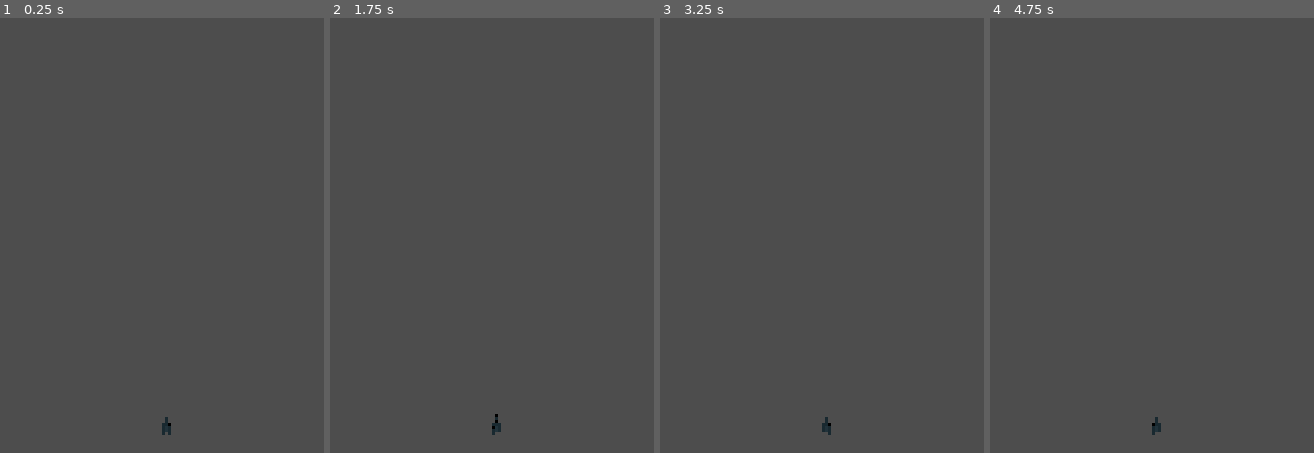
Above: before the commit, frames 1-4 (left to right).
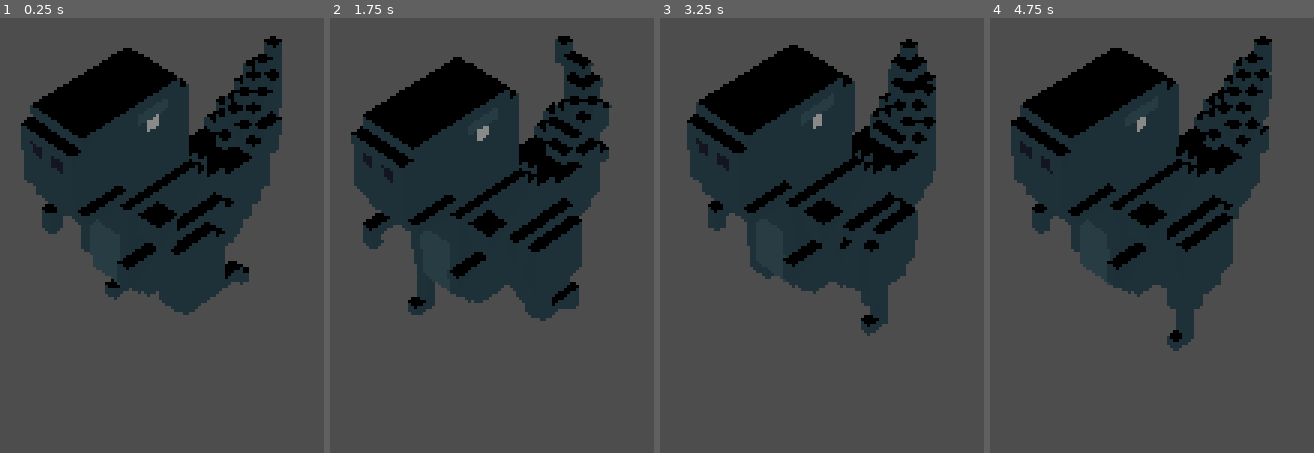
Above: after the commit, the same moments.

Repository: SugarWong97/Godot4_StopMotion3D
Game: Godot game, scene res://Demo.tscn
Same seed, same stepped clock (60 frames per second), same inputs: the game is played once before the commit and once after it.
Inputs:
- Up to frame 1 (0.25 s): no input
- Up to frame 2 (1.75 s): no input
- Up to frame 3 (3.25 s): no input
- Up to frame 4 (4.75 s): no input

The runs differ from the first frame. In frame 1, 33% of the frame differs, in the area x 6-88%, y 4-96%; in frame 2, 34%; in frame 3, 33%; in frame 4, 33%.

Commit message:
change file name, act more like agent.

Diff:
--- a/Demo.gd
+++ b/Demo.gd
@@ -1,22 +1,22 @@
 extends Node3D
 
-@onready var mesh_instance = $MeshInstance3D
+@onready var mesh_animation_player: MeshAnimationPlayer = $MeshAnimationPlayer
 
 func _ready():
 	# initializes models, imports animations by name
-	mesh_instance.init()
+	mesh_animation_player.init()
 
 	# Set delay for frames
-	mesh_instance.set_delayms(50)
+	mesh_animation_player.set_delayms(150)
 
-	mesh_instance.play('run', true) # play 'run'
-	#var id = mesh_instance.animationNameToId('run')
-	#mesh_instance.playWithID(id, true) # play 'run'
+	mesh_animation_player.play('run', true) # play 'run'
+	#var id = mesh_animation_player.animationNameToId('run')
+	#mesh_animation_player.playWithID(id, true) # play 'run'
 
-	#mesh_instance.reverse('run', true) # play 'run' in reverse
+	#mesh_animation_player.reverse('run', true) # play 'run' in reverse
 
-	#mesh_instance.random('run') # play 'run' randomly
+	#mesh_animation_player.random('run') # play 'run' randomly
 
-	#mesh_instance.pause() # pause
-	#mesh_instance.resume() # resume
-	#mesh_instance.stop() # stop
+	#mesh_animation_player.pause() # pause
+	#mesh_animation_player.resume() # resume
+	#mesh_animation_player.stop() # stop
--- a/Demo.tscn
+++ b/Demo.tscn
@@ -1,22 +1,36 @@
 [gd_scene load_steps=4 format=3 uid="uid://dw1phx7w848v2"]
 
 [ext_resource type="Script" path="res://Demo.gd" id="1"]
-[ext_resource type="Script" path="res://StopMotion3D.gd" id="2"]
+[ext_resource type="Script" path="res://MeshAnimationPlayer.gd" id="2"]
 
 [sub_resource type="Environment" id="Environment_fnynk"]
 
 [node name="Demo" type="Node3D"]
 script = ExtResource("1")
 
-[node name="MeshInstance3D" type="MeshInstance3D" parent="."]
+[node name="Camera3D" type="Camera3D" parent="."]
+transform = Transform3D(0.707107, -0.5, 0.5, 0, 0.707107, 0.707107, -0.707107, -0.5, 0.5, 4.5, 6.5, 4.5)
+current = true
+fov = 40.0
+
+[node name="MeshAnimationPlayer" type="Node3D" parent="."]
 script = ExtResource("2")
 loadAnimationsPath = Array[String](["res://meshes/character1/run"])
+meshNodePath = NodePath("../MeshInstance3D")
 
-[node name="Camera3D" type="Camera3D" parent="."]
-transform = Transform3D(1, 0, 0, 0, 1, 0, 0, 0, 1, 0, 12, 71.1296)
+[node name="MeshInstance3D" type="MeshInstance3D" parent="."]
+
+[node name="DirectionalLight3D" type="DirectionalLight3D" parent="MeshInstance3D"]
+transform = Transform3D(1, 0, 0, 0, 1, 0, 0, 0, 1, 0, 0, 5)
+
+[node name="DirectionalLight3D2" type="DirectionalLight3D" parent="MeshInstance3D"]
+transform = Transform3D(-4.37114e-08, 0, -1, 0, 1, 0, 1, 0, -4.37114e-08, -5, 0, 0)
+
+[node name="DirectionalLight3D3" type="DirectionalLight3D" parent="MeshInstance3D"]
+transform = Transform3D(-1, 0, 1.50996e-07, 0, 1, 0, -1.50996e-07, 0, -1, 0, 0, -5)
+
+[node name="DirectionalLight3D4" type="DirectionalLight3D" parent="MeshInstance3D"]
+transform = Transform3D(-4.37114e-08, 0, 1, 0, 1, 0, -1, 0, -4.37114e-08, 5, 0, 0)
 
 [node name="WorldEnvironment" type="WorldEnvironment" parent="."]
 environment = SubResource("Environment_fnynk")
-
-[node name="DirectionalLight3D" type="DirectionalLight3D" parent="."]
-transform = Transform3D(1, 0, 0, 0, 1, 0, 0, 0, 1, 0, 0, 7.54783)
--- a/StopMotion3D.gd
+++ b/MeshAnimationPlayer.gd
@@ -1,9 +1,9 @@
-extends MeshInstance3D
-
-#@export_dir var loadAnimationsPath : String = "res://"
+extends Node3D
+class_name MeshAnimationPlayer
+
 @export_dir var loadAnimationsPath : Array[String]
 @export_enum("obj", "gltf") var animationExtension: String = "gltf"
-
+@export_node_path("MeshInstance3D") var meshNodePath
 
 enum PlayOrder
 {
@@ -17,6 +17,7 @@
 var loadedAnimations = []
 var dictForLoadedAnimations = {}
 
+var meshObj : MeshInstance3D
 
 # Animation playback settings.
 var animationIdToPlay = 0
@@ -57,6 +58,8 @@
 
 func _ready() :
 	# Set initial timer.
+	if meshNodePath.is_empty() == false:
+		meshObj = get_node(meshNodePath)
 	timerForAnimation = Timer.new()
 	# Set time delay configuration.
 	timerForAnimation.set_one_shot(false)
@@ -69,8 +72,8 @@
 
 # Setting up animation.
 # Example:
-# @onready var mesh_instance = $MeshInstance3D
-# mesh_instance.init()
+# @onready var mesh_animation_player: MeshAnimationPlayer = $MeshAnimationPlayer
+# mesh_animation_player.init()
 func init() :
 	var source = ""
 	var animationName = ""
@@ -128,13 +131,13 @@
 		return
 
 	# Set initial frame.
-	self.mesh = loadedAnimations[0][0]
+	#meshObj.mesh = loadedAnimations[0][0]
 	timerForAnimation.start()
 
 # cover Animation Name to Animation ID
 # Example:
-# var id  = mesh_instance.animationNameToId('run')
-# mesh_instance.playWithID(id)
+# var id  = mesh_animation_player.animationNameToId('run')
+# mesh_animation_player.playWithID(id)
 func animationNameToId(animationName: String):
 	for aname in dictForLoadedAnimations:
 		if animationName == aname:
@@ -154,39 +157,39 @@
 
 # Plays stop motion animation.
 # Example:
-# mesh_instance.playWithID(id, true)
+# mesh_animation_player.playWithID(id, true)
 func playWithID(animation: int, loop: bool = false):
 	_play_control(animation, PlayOrder.PlayInOrder, loop)
 
 # Plays stop motion animation.
 # Example:
-# mesh_instance.play('run', true)
+# mesh_animation_player.play('run', true)
 func play(animationName: String, loop: bool = false):
 	var id = animationNameToId(animationName)
 	playWithID(id, loop)
 
 # Plays stop motion in reverse.
 # Example:
-# mesh_instance.reverseWithID(id, true)
+# mesh_animation_player.reverseWithID(id, true)
 func reverseWithID(animation: int, loop: bool = false):
 	_play_control(animation, PlayOrder.PlayInReverse, loop)
 
 # Plays stop motion in reverse.
 # Example:
-# mesh_instance.reverse('run', true)
+# mesh_animation_player.reverse('run', true)
 func reverse(animationName: String, loop: bool = false):
 	var id = animationNameToId(animationName)
 	reverseWithID(id, loop)
 
 # Plays stop motion in random order forever
 # Example:
-# mesh_instance.randomWithID(id)
+# mesh_animation_player.randomWithID(id)
 func randomWithID(animation: int):
 	_play_control(animation, PlayOrder.PlayInRamodm, true)
 
 # Plays stop motion in random order forever
 # Example:
-# mesh_instance.random('run')
+# mesh_animation_player.random('run')
 func random(animationName: String):
 	var id = animationNameToId(animationName)
 	randomWithID(id)
@@ -200,7 +203,7 @@
 		trace_prin(nick + ": Stop, But nothing loaded")
 		return
 	# Set self mesh to zero.
-	self.mesh = loadedAnimations[0][0]
+	meshObj.mesh = loadedAnimations[0][0]
 # Pauses animation at current frame.
 func pause():
 	timerForAnimation.set_paused(true)
@@ -211,7 +214,7 @@
 # Loops trough animation frames.
 func loopFrames():
 	# Update mesh.
-	self.mesh = loadedAnimations[animationIdToPlay][curAnimationFrame]
+	meshObj.mesh = loadedAnimations[animationIdToPlay][curAnimationFrame]
 
 	# Set number of frames in animation.
 	var nOfFrames = loadedAnimations[animationIdToPlay].size() - 1
